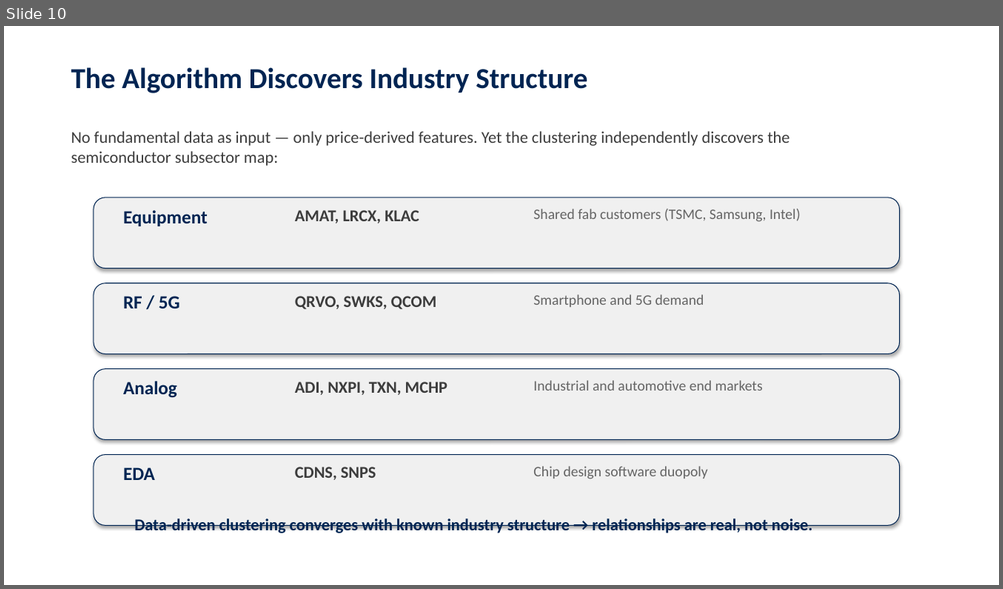
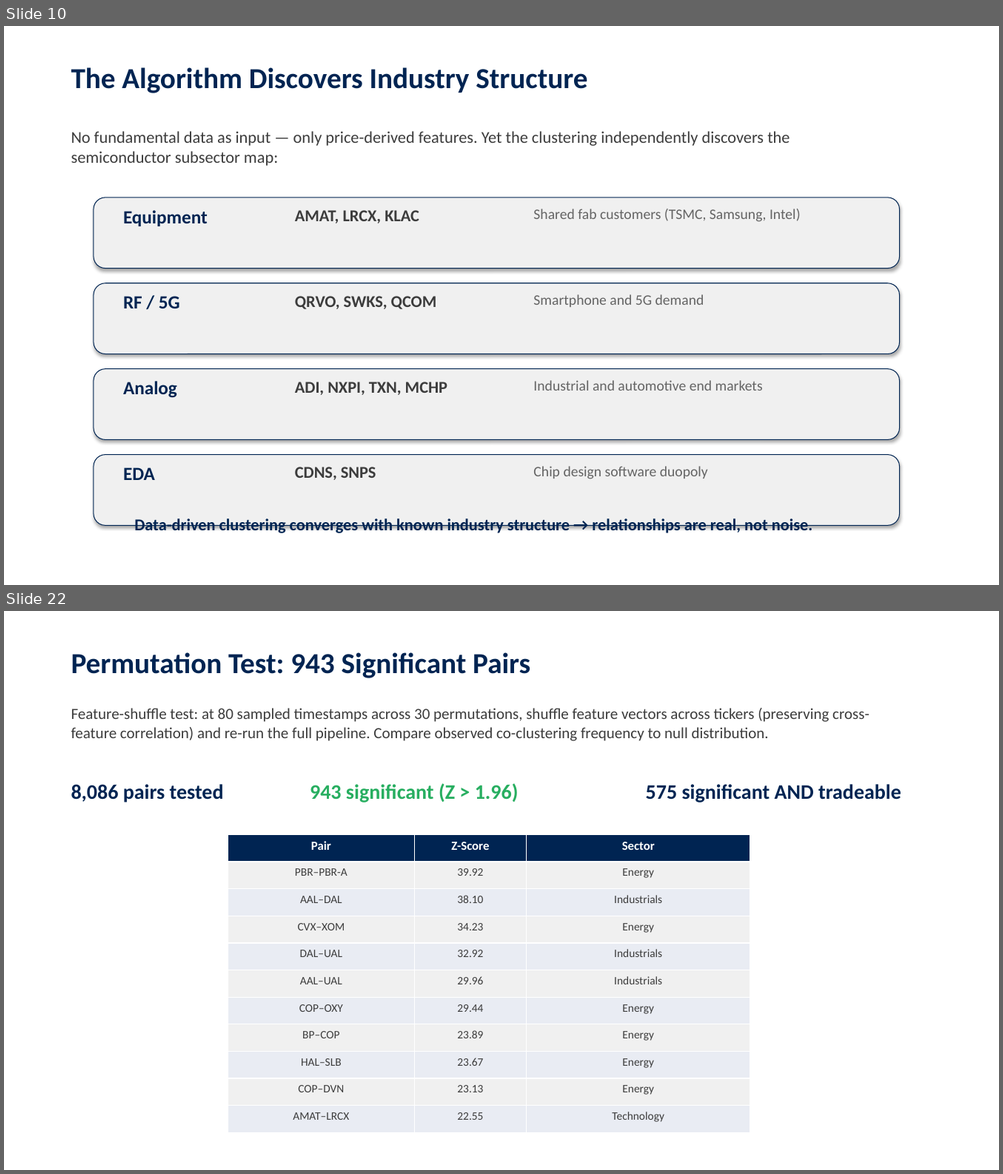
Before and after one commit to jcmcode/pairs-test, a slide deck: deliverables/presentation.pptx. Shown one above the other, each under a label of ours: slide 10 before the commit, slides 10 and 22 after it; the slides between them are not shown. The pictures are 1003x589 and 1003x1174 pixels, drawn with LibreOffice and Linux fonts; fonts in the diff are those of the drawing. Boxes give left, top, right and bottom in pixels: in the first picture for what was removed or moved away, otherwise in the second. Text is boxed around its words. In the diff, an @@ line names an element or a change of style, - is before the commit and + after.

```diff
--- a/deliverables/presentation.pptx
+++ b/deliverables/presentation.pptx
@@ slide 22 added at box(4, 611, 999, 1170), background #FFFFFF @@
@@ text added at box(71, 652, 530, 678), 28 pt, text #002452, bold @@
+Permutation Test: 943 Significant Pairs
@@ text added at box(71, 708, 869, 741), 15 pt, text #3C3C3C @@
+Feature-shuffle test: at 80 sampled timestamps across 30 permutations, shuffle feature vectors across tickers (preserving cross-feature correlation) and re-run the full pipeline. Compare observed co-clustering frequency to null distribution.
@@ text added at box(71, 784, 224, 803), 20 pt, text #002452, bold @@
+8,086 pairs tested
@@ text added at box(310, 783, 518, 803), 20 pt, text #27AE60, bold @@
+943 significant (Z > 1.96)
@@ text added at box(646, 784, 901, 803), 20 pt, text #002452, bold @@
+575 significant AND tradeable
@@ table added at box(227, 834, 750, 1133), 11 rows, 3 columns @@
+Pair | Z-Score | Sector
+PBR–PBR-A | 39.92 | Energy
+AAL–DAL | 38.10 | Industrials
+CVX–XOM | 34.23 | Energy
+DAL–UAL | 32.92 | Industrials
+AAL–UAL | 29.96 | Industrials
+COP–OXY | 29.44 | Energy
+BP–COP | 23.89 | Energy
+HAL–SLB | 23.67 | Energy
+COP–DVN | 23.13 | Energy
+AMAT–LRCX | 22.55 | Technology
```
Also in this commit, not shown: 6 slides changed, 14 other slides added, 10 slides removed, 3 other files.
